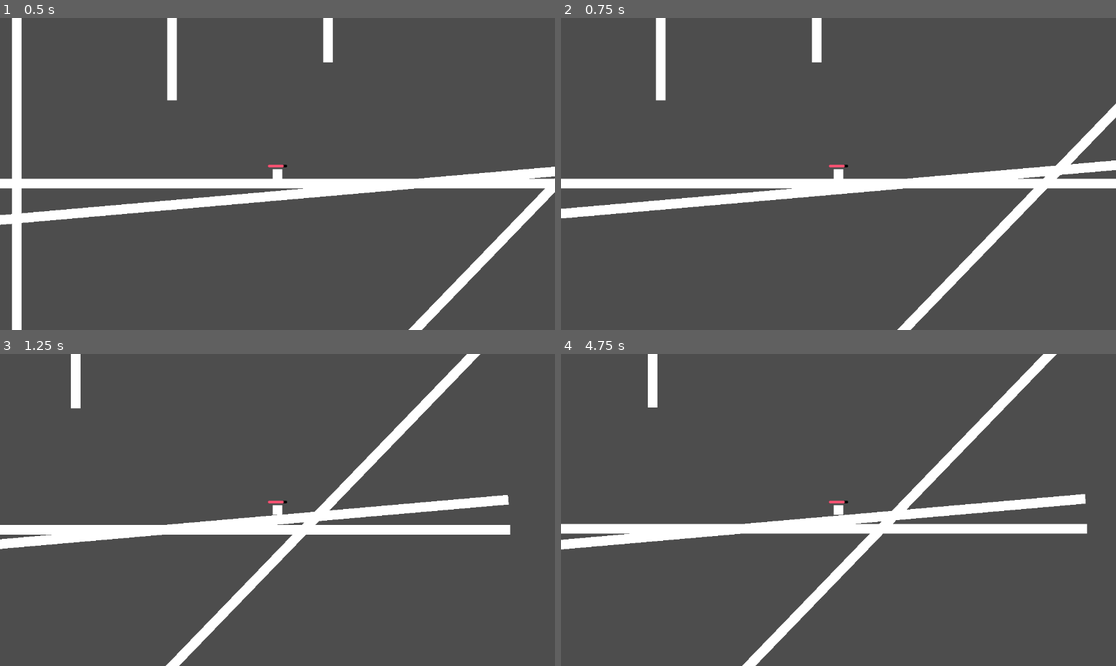
Above: before the commit, frames 1-4 (two rows, left to right).
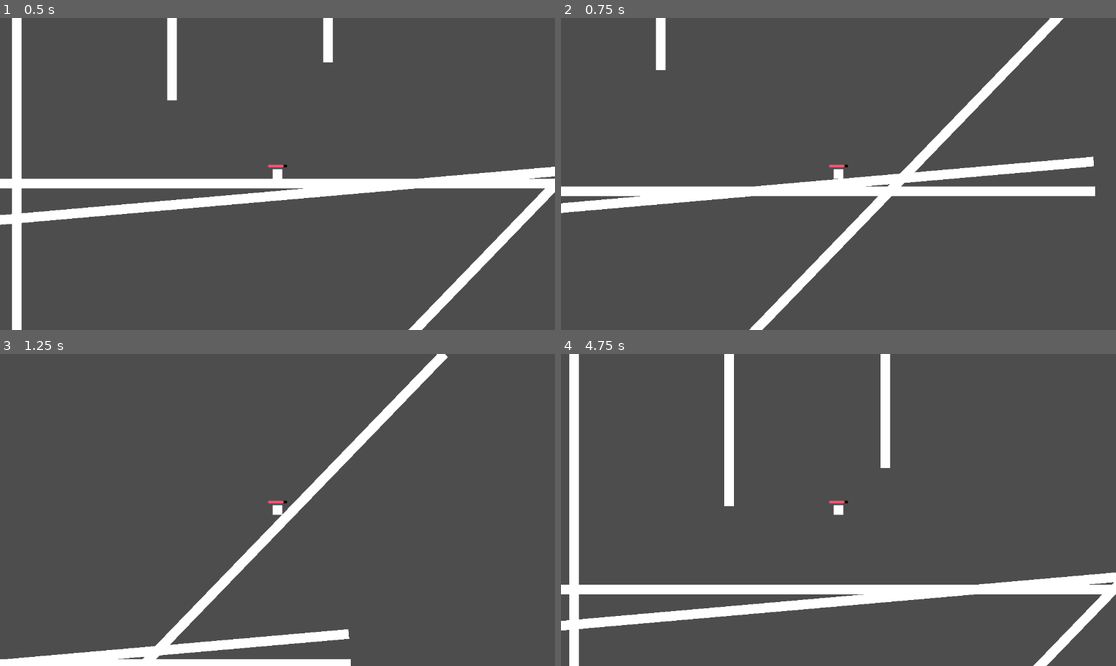
Above: after the commit, the same moments.

Repository: joesobo/BoxV1
Game: Godot game, scene res://main.tscn
The game is run twice, just before and just after one commit, with the same random seed, the same clock (stepped at 60 frames per second) and the same inputs.
Inputs:
- Up to frame 1 (0.5 s): no input
- Up to frame 2 (0.75 s): tap Enter at 0.5 s; hold Right (right) from 0.53 s (still down); hold Shift (sprint, bound only after the commit) from 0.53 s (still down); tap Ctrl (dash, bound only after the commit) at 0.6 s
- Up to frame 3 (1.25 s): keep holding Right (right); keep holding Shift (sprint, bound only after the commit); tap Up (jump) at 0.77, 1.07 s
- Up to frame 4 (4.75 s): release Shift (sprint, bound only after the commit) at 1.28 s; tap Shift (sprint, bound only after the commit) at 1.35, 3.05 s; tap Up (jump) at 1.52, 1.55, 1.82, 3.02, 3.32, 3.77, 3.8, 4.07, 4.52 s; release Right (right) at 2.03 s; hold Left (left) 2.03-2.78 s; hold Up (jump) 2.03-2.78 s; tap Ctrl (dash, bound only after the commit) at 2.3, 2.85, 4.35 s; hold Right (right) 2.78-4.28 s; hold Shift (sprint, bound only after the commit) 3.53-4.28 s; hold Left (left) from 4.28 s (still down)

Frame 1 is identical in both runs. In frame 2, 11% of the frame differs, in the area x 0-100%, y 0-100%; in frame 3, 13%; in frame 4, 17%.

Commit message:
sprint and dash

Diff:
--- a/PlayerController.gd
+++ b/PlayerController.gd
@@ -6,6 +6,8 @@
 @export var jump_force := 1750
 @export var max_fall_speed := 2000
 @export var max_wall_jump_count := 3
+@export var dash_speed := 2000
+@export var dash_time := 0.1
 
 @export var fall_multiplier := 60
 @export var low_jump_multiplier := 100
@@ -14,6 +16,9 @@
 var is_sliding := false
 var vertical_input := Vector2.ZERO
 var horizontal_input := Vector2.ZERO
+
+var can_dash := false
+var dashing := false
 
 
 func next_to_wall():
@@ -51,14 +56,33 @@
 func check_gravity_fall():
 	return !is_sliding && !is_on_floor() && velocity.y < GRAVITY
 
+func dash():
+	if is_on_floor() && !dashing:
+		can_dash = true
+
+	if can_dash && Input.is_action_just_pressed("dash"):
+		dashing = true
+		can_dash = false
+		velocity.x = horizontal_input.x * dash_speed
+		await get_tree().create_timer(dash_time).timeout
+		dashing = false
 
 func get_input(delta):
 	vertical_input = Input.get_vector("", "", "jump", "down")
 	horizontal_input = Input.get_vector("left", "right", "", "")
 
 	# Horizontal movement
-	if wall_jump_count == 0:
+	if wall_jump_count == 0 && !dashing:
 		velocity.x = horizontal_input.x * speed
+
+		# Sprint
+		if Input.is_action_pressed("sprint"):
+			velocity.x = horizontal_input.x * speed * 2
+
+	# Dash
+	dash()
+
+	print(velocity.x)
 
 	# Wall slide
 	is_sliding = check_wall_slide()
--- a/main.tscn
+++ b/main.tscn
@@ -28,6 +28,8 @@
 floor_stop_on_slope = false
 script = ExtResource("1_0ybxj")
 speed = 750
+max_wall_jump_count = 5
+dash_speed = 3000
 
 [node name="Camera2D" type="Camera2D" parent="Players"]
 
@@ -84,6 +86,7 @@
 theme = ExtResource("2_3sd15")
 
 [node name="Panel" type="Panel" parent="Players/HealthBar"]
+layout_mode = 0
 offset_right = 33.0
 offset_bottom = 5.0
 theme = ExtResource("2_3sd15")
--- a/project.godot
+++ b/project.godot
@@ -47,3 +47,13 @@
 "events": [Object(InputEventKey,"resource_local_to_scene":false,"resource_name":"","device":-1,"window_id":0,"alt_press …(182 unchanged characters)…
 ]
 }
+sprint={
+"deadzone": 0.5,
+"events": [Object(InputEventKey,"resource_local_to_scene":false,"resource_name":"","device":-1,"window_id":0,"alt_pressed":false,"shift_pressed":false,"ctrl_pressed":false,"meta_pressed":false,"pressed":false,"keycode":0,"physical_keycode":4194325,"key_label":0,"unicode":0,"echo":false,"script":null)
+]
+}
+dash={
+"deadzone": 0.5,
+"events": [Object(InputEventKey,"resource_local_to_scene":false,"resource_name":"","device":-1,"window_id":0,"alt_pressed":false,"shift_pressed":false,"ctrl_pressed":false,"meta_pressed":false,"pressed":false,"keycode":0,"physical_keycode":4194326,"key_label":0,"unicode":0,"echo":false,"script":null)
+]
+}
